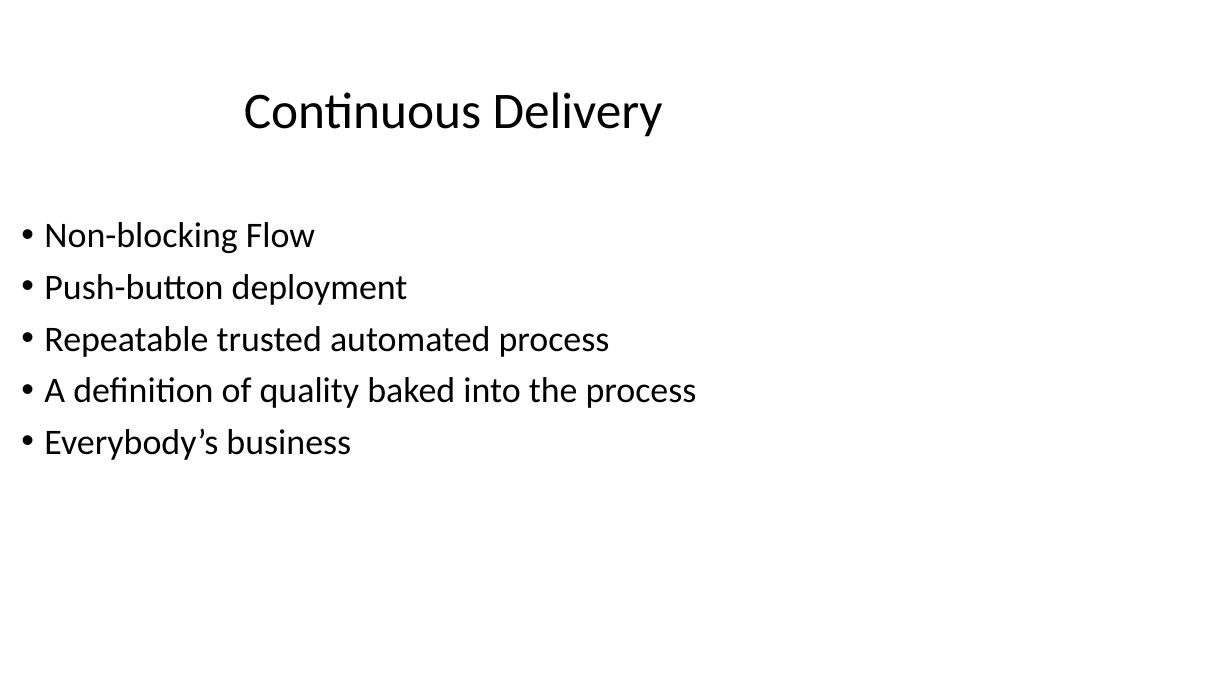
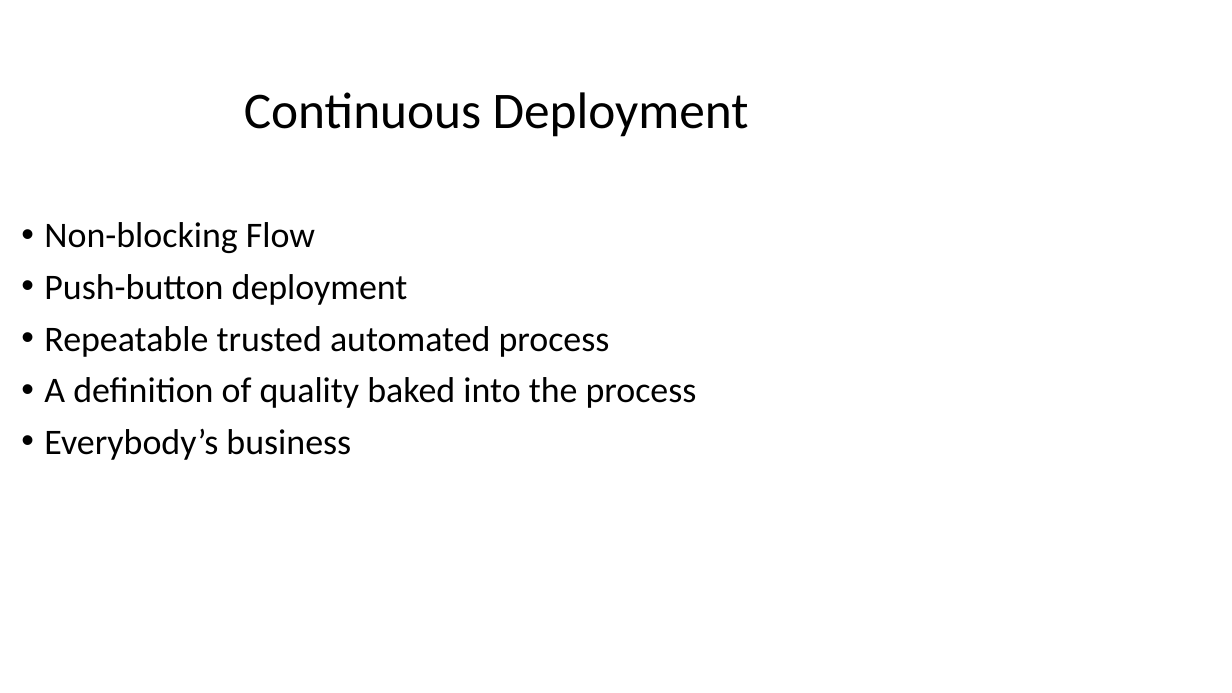
Before and after one commit to Tim-AEQ/devops, a slide deck: slide 11 of CD Patterns.pptx (slide 10 before the commit). Drawn at 1232x693 pixels with LibreOffice and Linux fonts; fonts in the diff are those of the drawing. Boxes give left, top, right and bottom in pixels: in the first picture for what was removed or moved away, otherwise in the second. Text is boxed around its words. In the diff, an @@ line names an element or a change of style, - is before the commit and + after.

```diff
--- a/CD Patterns.pptx
+++ b/CD Patterns.pptx
@@ text at (x1=244, y1=92, x2=749, y2=137): text changed @@
-Continuous Delivery
+Continuous Deployment
```
Also in this commit, not shown: 4 other slides changed, 2 slides added, 1 other file.
